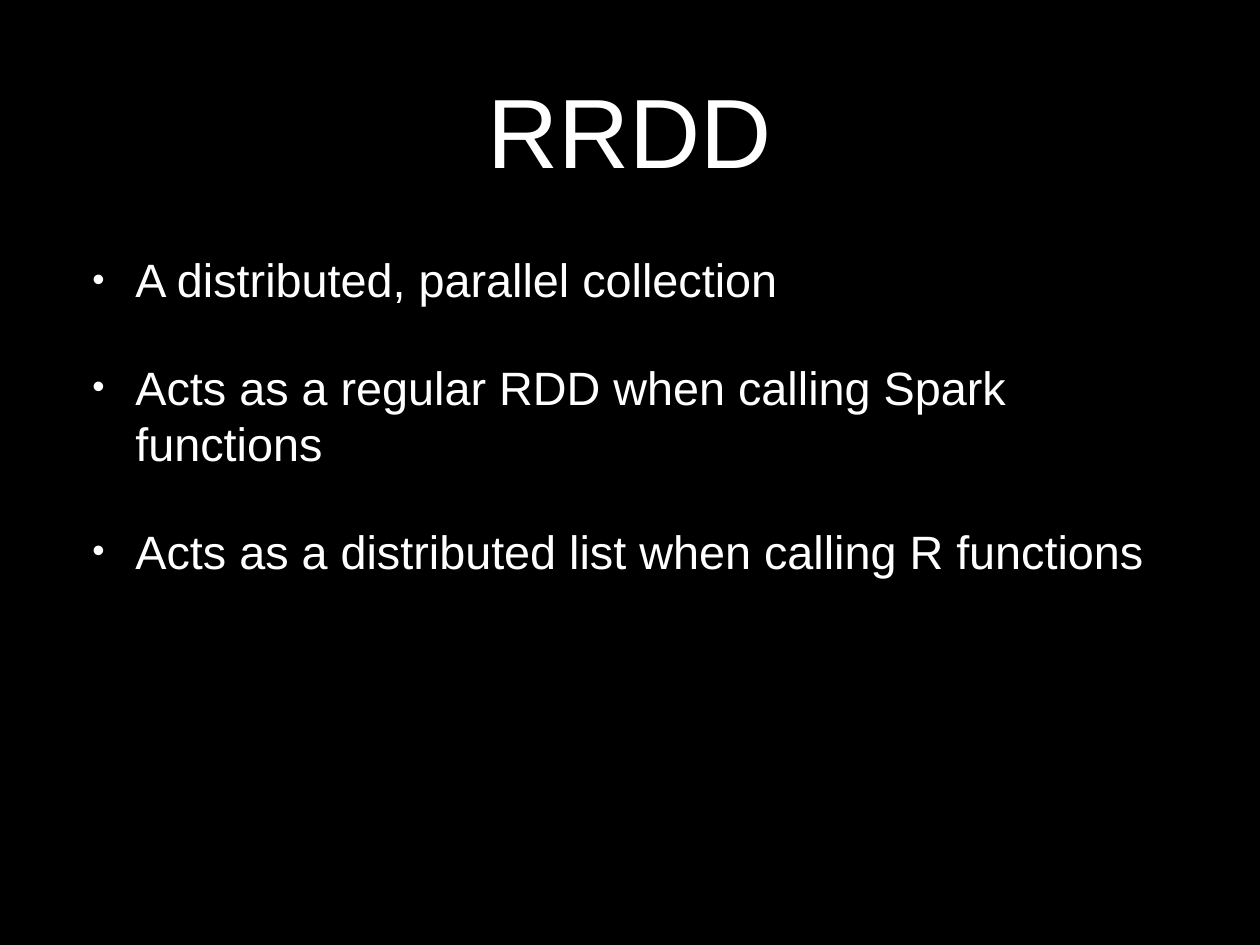
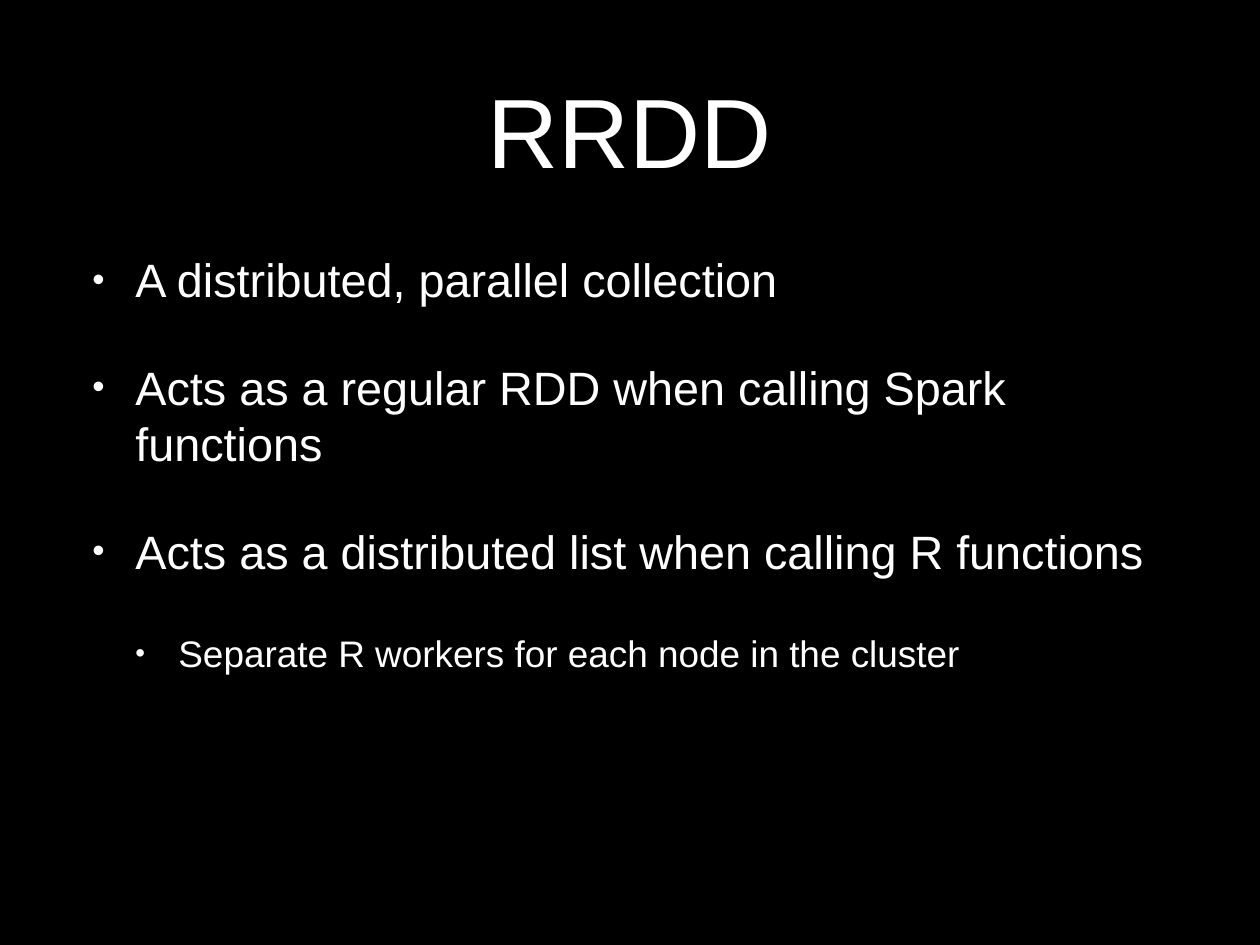
Before and after one commit to cafreeman/Demo_SparkR, a slide deck: slide 7 of PPT_SparkR_Demo.pptx. Drawn at 1260x945 pixels with LibreOffice and Linux fonts; fonts in the diff are those of the drawing. Boxes give left, top, right and bottom in pixels: in the first picture for what was removed or moved away, otherwise in the second. Text is boxed around its words. In the diff, an @@ line names an element or a change of style, - is before the commit and + after.

```diff
--- a/PPT_SparkR_Demo.pptx
+++ b/PPT_SparkR_Demo.pptx
@@ text at <box>178,640,960,674</box>: paragraph added @@
+  • Separate R workers for each node in the cluster
```
Also in this commit, not shown: 2 other slides changed, 1 slide added, 2 other files.
